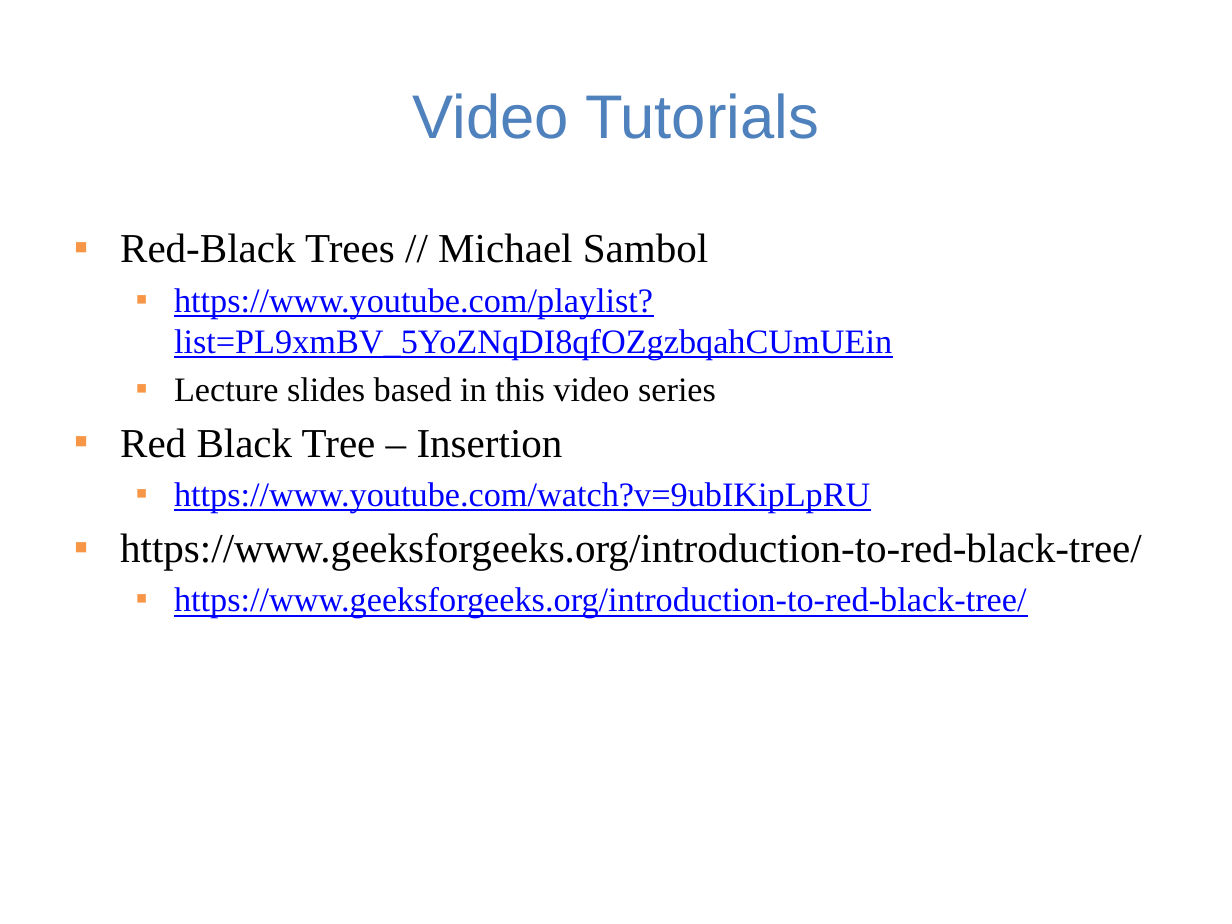
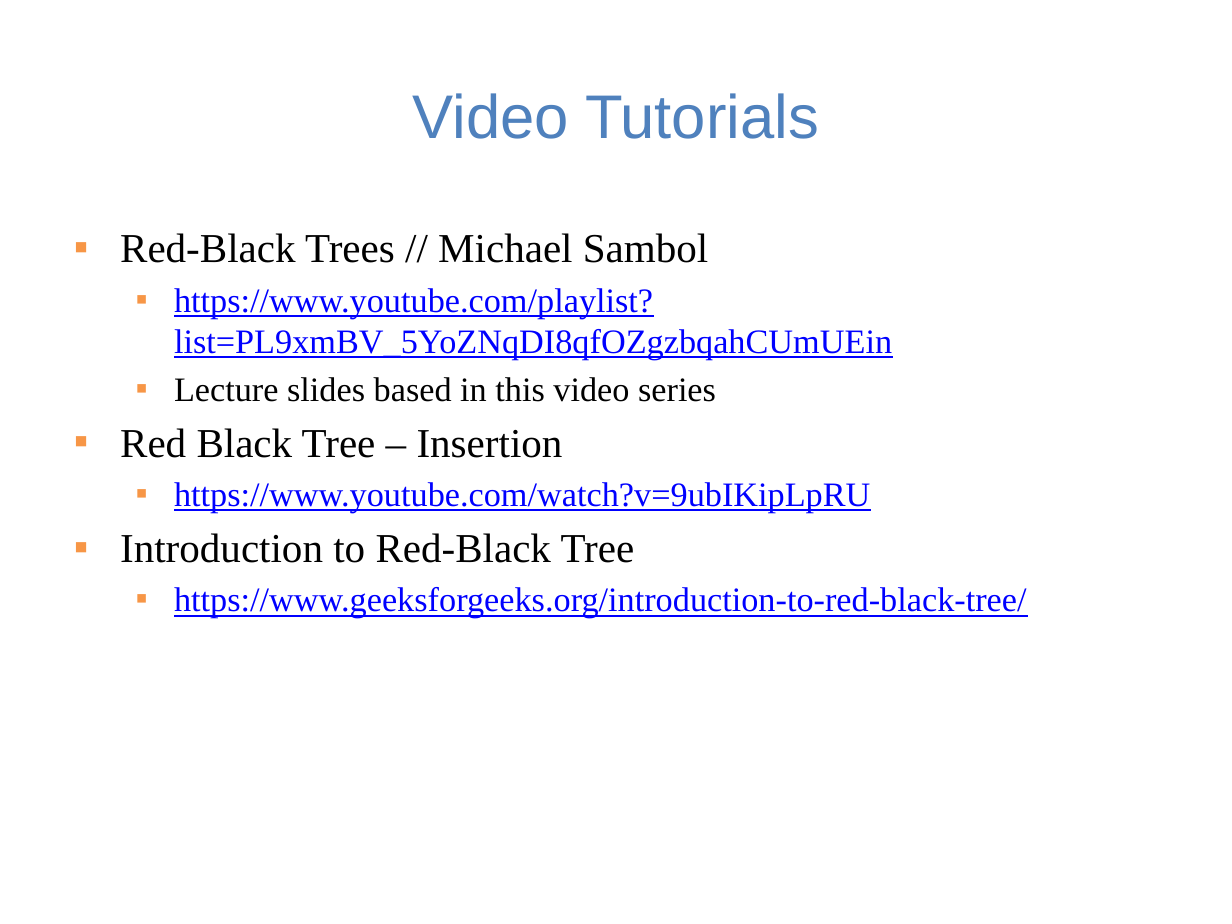
Before and after one commit to guhofstra/CSC111Fa25, a slide deck: slide 23 of PPTs/Lecture 9-red-black trees.pptx. Drawn at 1232x924 pixels with LibreOffice and Linux fonts; fonts in the diff are those of the drawing. Boxes give left, top, right and bottom in pixels: in the first picture for what was removed or moved away, otherwise in the second. Text is boxed around its words. In the diff, an @@ line names an element or a change of style, - is before the commit and + after.

```diff
--- a/PPTs/Lecture 9-red-black trees.pptx
+++ b/PPTs/Lecture 9-red-black trees.pptx
@@ text at box(120, 533, 635, 563): paragraph added @@
+▪ Introduction to Red-Black Tree
@@ text at box(174, 587, 1027, 618): size 24 to 20 pt, text colour #000000 to #0000FF, underline on in "https://www.geeksforgeeks.org/introduction-to-red-black-tree ..."; list level 1 to 2 in "https://www.geeksforgeeks.org/introduction-to-red-black-tree ..." @@
```
Also in this commit, not shown: 1 other slide changed, 7 other files.
